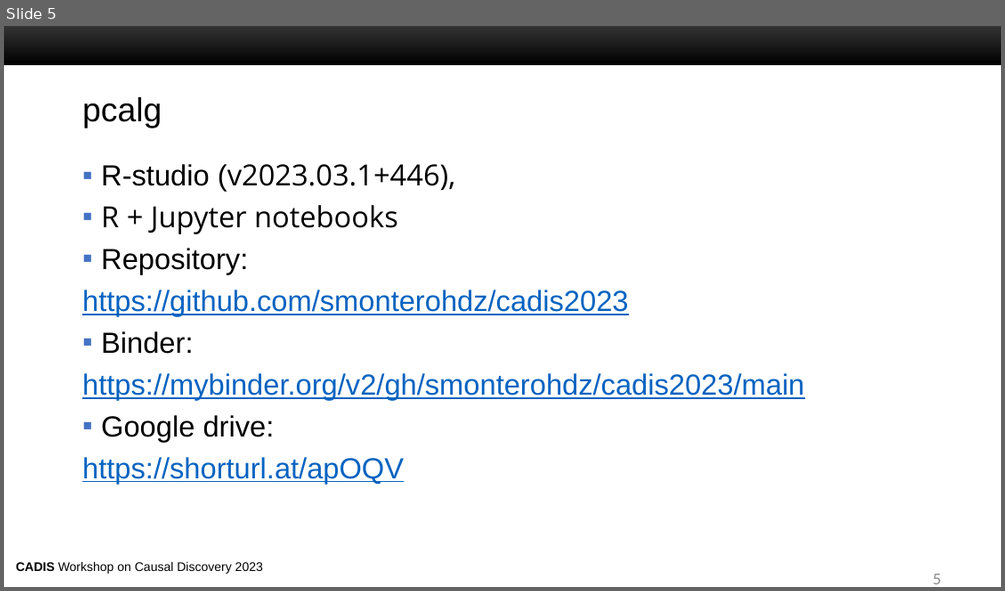
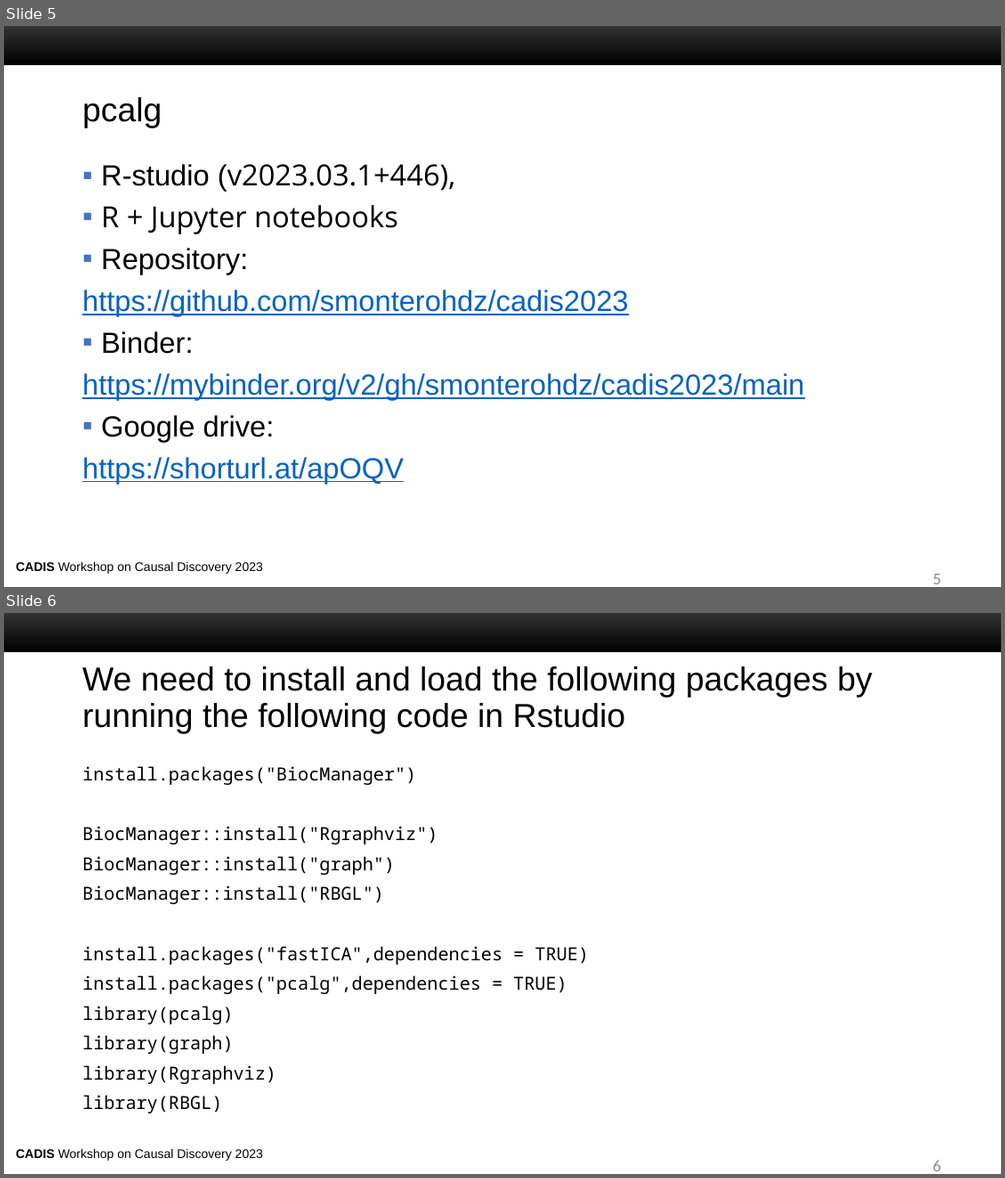
Before and after one commit to smonterohdz/cadis2023, a slide deck: Tools_for_causal_discovery.pptx. Shown one above the other, each under a label of ours: slide 5 before the commit, slides 5 and 6 after it. The pictures are 1005x591 and 1005x1178 pixels, drawn with LibreOffice and Linux fonts; fonts in the diff are those of the drawing; background and template pictures are left out. Boxes give left, top, right and bottom in pixels: in the first picture for what was removed or moved away, otherwise in the second. Text is boxed around its words. In the diff, an @@ line names an element or a change of style, - is before the commit and + after.

```diff
--- a/Tools_for_causal_discovery.pptx
+++ b/Tools_for_causal_discovery.pptx
@@ slide 6 added at bbox=[4, 613, 1001, 1174], background #FFFFFF; not listed: 2 template elements that a slide beside it also shows @@
@@ title added at bbox=[82, 666, 872, 733], 24 pt, text #000000 @@
+We need to install and load the following packages by running the following code in Rstudio
@@ text added at bbox=[82, 766, 589, 1113], 13 pt, text #000000 @@
+install.packages("BiocManager")
+BiocManager::install("Rgraphviz")
+BiocManager::install("graph")
+BiocManager::install("RBGL")
+install.packages("fastICA",dependencies = TRUE)
+install.packages("pcalg",dependencies = TRUE)
+library(pcalg)
+library(graph)
+library(Rgraphviz)
+library(RBGL)
@@ page number added at bbox=[932, 1159, 940, 1171], 12 pt, text #8C8C8C @@
+6
```
Also in this commit, not shown: 1 slide changed.
